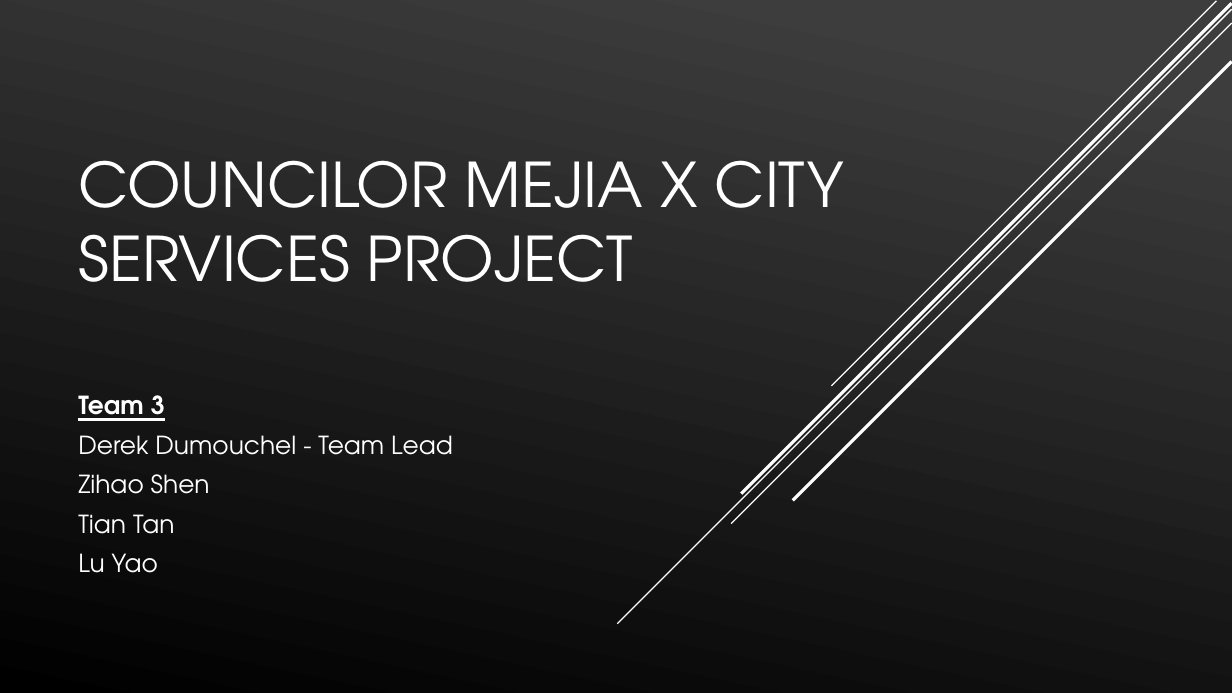
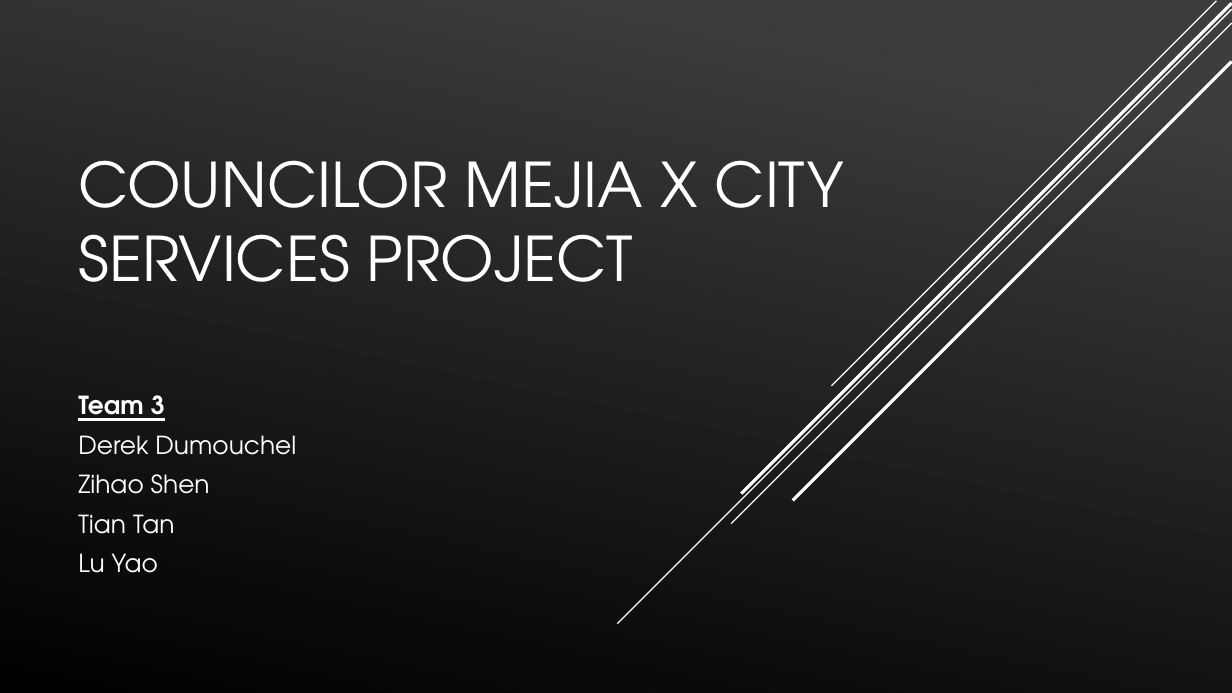
Before and after one commit to TT159/Boston-City-Council-Project, a slide deck: slide 1 of Deliverable2/CityServices-Early_Insights.pptx. Drawn at 1232x693 pixels with LibreOffice and Linux fonts; fonts in the diff are those of the drawing; background and template pictures are left out. Boxes give left, top, right and bottom in pixels: in the first picture for what was removed or moved away, otherwise in the second. Text is boxed around its words. In the diff, an @@ line names an element or a change of style, - is before the commit and + after.

```diff
--- a/Deliverable2/CityServices-Early_Insights.pptx
+++ b/Deliverable2/CityServices-Early_Insights.pptx
@@ subtitle at bbox=[78, 435, 296, 455]: text changed @@
-Derek Dumouchel - Team Lead
+Derek Dumouchel
```
Also in this commit, not shown: 2 other files.
